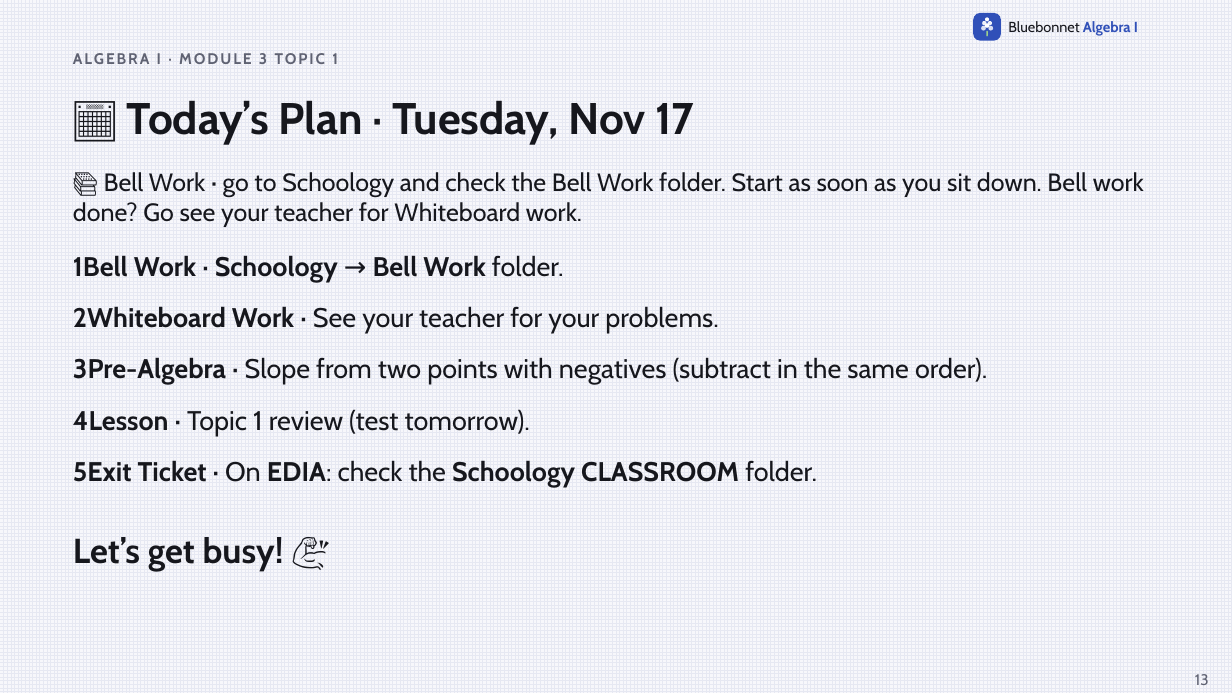
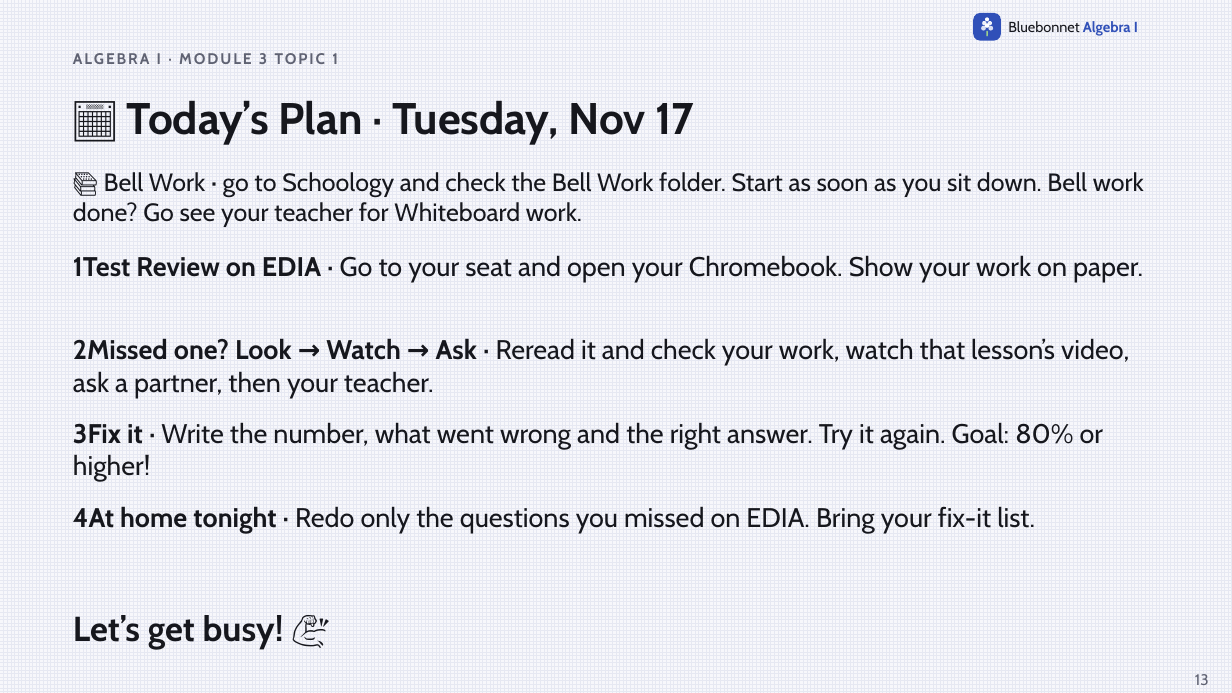
Before and after one commit to Apolloat2022/Algebra1M2U1L4, a slide deck: slide 13 of Module 3 topic 1/m3t1-daily-plan-nov10-17.pptx. Drawn at 1232x693 pixels with LibreOffice and Linux fonts; fonts in the diff are those of the drawing. Boxes give left, top, right and bottom in pixels: in the first picture for what was removed or moved away, otherwise in the second. Text is boxed around its words. In the diff, an @@ line names an element or a change of style, - is before the commit and + after.

```diff
--- a/Module 3 topic 1/m3t1-daily-plan-nov10-17.pptx
+++ b/Module 3 topic 1/m3t1-daily-plan-nov10-17.pptx
@@ text at (73, 255, 1143, 282): text changed; bold off @@
-1Bell Work · Schoology → Bell Work folder.
+1Test Review on EDIA · Go to your seat and open your Chromebook. Show your work on paper.
@@ text at (73, 338, 1129, 398): text changed @@
-2Whiteboard Work · See your teacher for your problems.
+2Missed one? Look → Watch → Ask · Reread it and check your work, watch that lesson’s video, ask a partner, then your teacher.
@@ text at (73, 422, 1103, 482): text changed @@
-3Pre-Algebra · Slope from two points with negatives (subtract in the same order).
+3Fix it · Write the number, what went wrong and the right answer. Try it again. Goal: 80% or higher!
@@ text removed at (73, 460, 817, 488) @@
-5Exit Ticket · On EDIA: check the Schoology CLASSROOM folder.
@@ text at (73, 506, 1035, 533): text changed @@
-4Lesson · Topic 1 review (test tomorrow).
+4At home tonight · Redo only the questions you missed on EDIA. Bring your fix-it list.
@@ text "Let’s get busy! 💪": place and size @@
-text "Let’s get busy! 💪" at (73, 537, 284, 571)
+text "Let’s get busy! 💪" at (73, 615, 284, 649)
```
Also in this commit, not shown: 8 other files.
